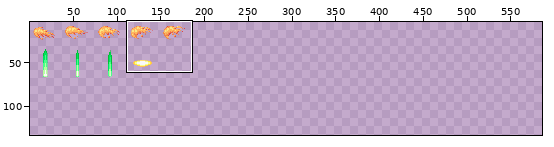
One commit to this sprite sheet: sprites/Enemy Bullets.png. The first picture is a wide view before the edit; the outline marks the close-up.
Close-up. Old version:
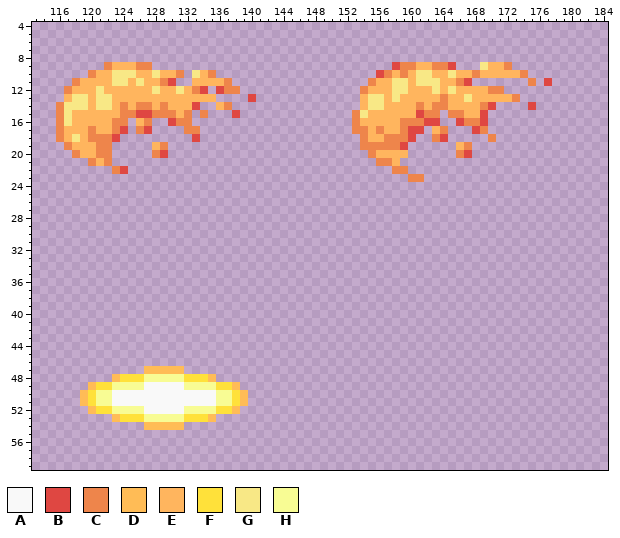
The file is 185x68 pixels. Colours within 5 levels of each other are drawn and written as one. Shown: x 113..184, y 4..59. The old version is drawn lined up with the new one, on the new canvas. The wide view leaves out empty margins. The commit also changed other parts of the picture, which this record leaves out.
Palette (. is transparent): A #f9f9f9  B #df4742  C #ee854b  D #ffbc56  E #ffb55e  F #ffe13a  G #f8e886  H #f8fc94
Now the later version:
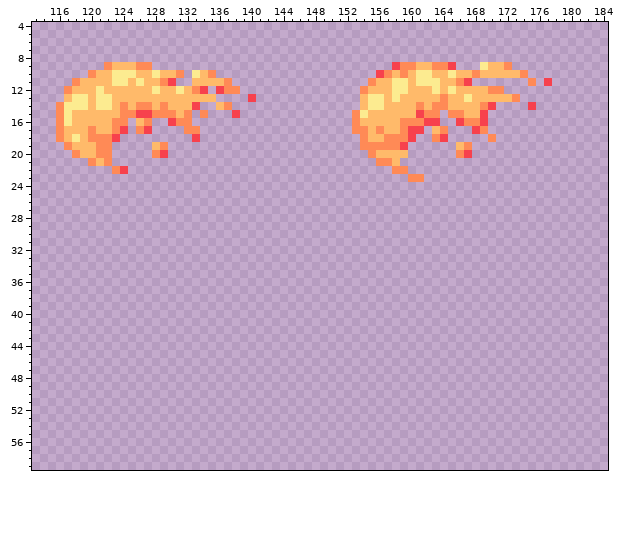
The exact change:
canvas 185x68 -> 592x136
@@ palette @@
-B #df4742
+B #f7414d
-C #ee854b
+C #ff8a56
-E #ffb55e
+E #ffba6a
-G #f8e886
+G #fceb90
@@ x 117..141 @@
 46 .........................
-47 ..........DDDDD..........
-48 ......DFFFHHHHHFFFD......
-49 ...DFFHHHHAAAAAHHHHFFD...
-50 ..DFHHAAAAAAAAAAAAAHHFD..
-51 ..DFHHAAAAAAAAAAAAAHHFD..
-52 ...DFFHHHHAAAAAHHHHFFD...
-53 ......DFFFHHHHHFFFD......
-54 ..........DDDDD..........
+47 .........................
+48 .........................
+49 .........................
+50 .........................
+51 .........................
+52 .........................
+53 .........................
+54 .........................
 55 .........................
Changed places in both close-ups, as pixel boxes (x1, y1, x2, y2):
changed: (56, 62, 256, 174)
changed: (352, 62, 552, 182)
erased: (80, 366, 248, 430)
